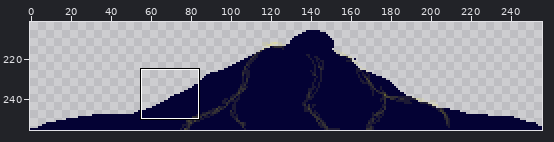
Two versions of one pixel-art file, src/asepriteFiles/boss P1_Death.aseprite. Above, an overview of the earlier version with the close-up marked.
Close-up. As it was:
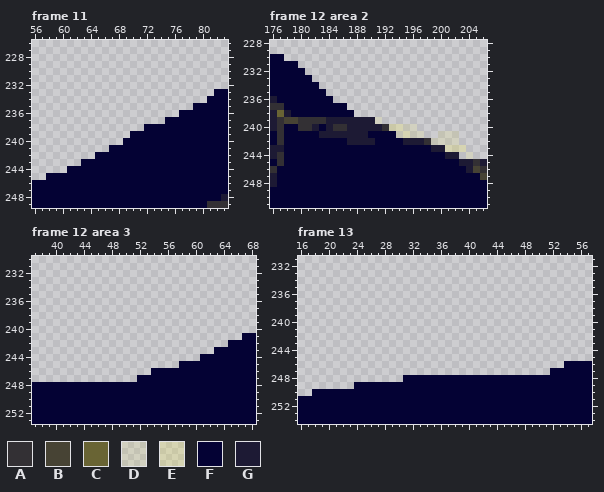
256x256 pixels, 14 frames. Shown: frame 11: x 56..83, y 226..249; frame 12 area 2: x 176..206, y 228..251; frame 12 area 3: x 37..68, y 230..253; frame 13: x 16..57, y 231..254. The wide view leaves out empty margins. The commit also changed other frames or places, which this record leaves out.
Palette (. is transparent): A #333034  B #474334  C #696434  D #fbf2361a  E #fbf23631  F #040234  G #1d1a34
Pixels before, frame 11, first column x 56:
233 ..........................FF
234 .........................FFF
235 .......................FFFFF
236 .....................FFFFFFF
237 ...................FFFFFFFFF
238 ................FFFFFFFFFFFF
239 ..............FFFFFFFFFFFFFF
240 .............FFFFFFFFFFFFFFF
241 ...........FFFFFFFFFFFFFFFFF
242 .........FFFFFFFFFFFFFFFFFFF
243 .......FFFFFFFFFFFFFFFFFFFFF
244 .....FFFFFFFFFFFFFFFFFFFFFFF
245 ..FFFFFFFFFFFFFFFFFFFFFFFFFF
246 FFFFFFFFFFFFFFFFFFFFFFFFFFFF
247 FFFFFFFFFFFFFFFFFFFFFFFFFFFF
248 FFFFFFFFFFFFFFFFFFFFFFFFFFFG
249 FFFFFFFFFFFFFFFFFFFFFFFFFAAA
Pixels before, frame 12 area 2, first column x 176:
230 FF.............................
231 FFFF...........................
232 FFFFF..........................
233 FFFFFF.........................
234 FFFFFFF........................
235 FFFFFFFF.......................
236 GFFFFFFFF......................
237 AAFFFFFFFFF....................
238 GCGFFFFFFFFF...................
239 GABBAAAAGGGGGGGD...............
240 GAFFAAGFGAAGGGGGAEEDD..........
241 FAFFFFFGGGGGGGFFFFDEDD..DDD....
242 FAFFFFFFFFFGGGGFFFFGGGADDDD....
243 GGFFFFFFFFFFFFFFFFFFFFFGGEEE...
244 GAFFFFFFFFFFFFFFFFFFFFFFFGG.D..
245 FAFFFFFFFFFFFFFFFFFFFFFFFFFGGAG
246 AFFFFFFFFFFFFFFFFFFFFFFFFFFFGBA
247 GFFFFFFFFFFFFFFFFFFFFFFFFFFFFFB
248 GFFFFFFFFFFFFFFFFFFFFFFFFFFFFFF
249 FFFFFFFFFFFFFFFFFFFFFFFFFFFFFFF
250 FFFFFFFFFFFFFFFFFFFFFFFFFFFFFFF
251 FFFFFFFFFFFFFFFFFFFFFFFFFFFFFFF
Pixels before, frame 12 area 3, first column x 37:
241 ..............................FF
242 ............................FFFF
243 ..........................FFFFFF
244 ........................FFFFFFFF
245 .....................FFFFFFFFFFF
246 .................FFFFFFFFFFFFFFF
247 ...............FFFFFFFFFFFFFFFFF
248 FFFFFFFFFFFFFFFFFFFFFFFFFFFFFFFF
249 FFFFFFFFFFFFFFFFFFFFFFFFFFFFFFFF
250 FFFFFFFFFFFFFFFFFFFFFFFFFFFFFFFF
251 FFFFFFFFFFFFFFFFFFFFFFFFFFFFFFFF
252 FFFFFFFFFFFFFFFFFFFFFFFFFFFFFFFF
253 FFFFFFFFFFFFFFFFFFFFFFFFFFFFFFFF
Pixels before, frame 13, first column x 16:
246 ......................................FFFF
247 ....................................FFFFFF
248 ...............FFFFFFFFFFFFFFFFFFFFFFFFFFF
249 ........FFFFFFFFFFFFFFFFFFFFFFFFFFFFFFFFFF
250 ..FFFFFFFFFFFFFFFFFFFFFFFFFFFFFFFFFFFFFFFF
251 FFFFFFFFFFFFFFFFFFFFFFFFFFFFFFFFFFFFFFFFFF
252 FFFFFFFFFFFFFFFFFFFFFFFFFFFFFFFFFFFFFFFFFF
253 FFFFFFFFFFFFFFFFFFFFFFFFFFFFFFFFFFFFFFFFFF
254 FFFFFFFFFFFFFFFFFFFFFFFFFFFFFFFFFFFFFFFFFF
The same view after the edit:
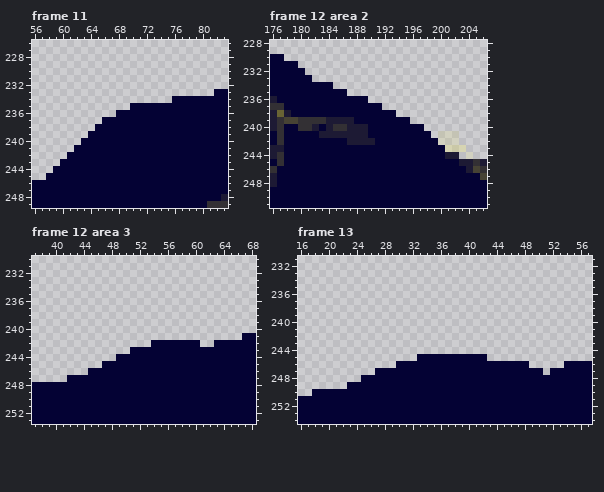
Diff:
{"where": "frame 11"}
{"frame":11,"y":234,"x":76,"old":".....","new":"FFFFF"}
{"frame":11,"y":235,"x":70,"old":".........","new":"FFFFFFFFF"}
{"frame":11,"y":236,"x":68,"old":".........","new":"FFFFFFFFF"}
{"frame":11,"y":237,"x":66,"old":".........","new":"FFFFFFFFF"}
{"frame":11,"y":238,"x":65,"old":".......","new":"FFFFFFF"}
{"frame":11,"y":239,"x":64,"old":"......","new":"FFFFFF"}
{"frame":11,"y":240,"x":63,"old":"......","new":"FFFFFF"}
{"frame":11,"y":241,"x":62,"old":".....","new":"FFFFF"}
{"frame":11,"y":242,"x":61,"old":"....","new":"FFFF"}
{"frame":11,"y":243,"x":60,"old":"...","new":"FFF"}
{"frame":11,"y":244,"x":59,"old":"..","new":"FF"}
{"where": "frame 12 area 2"}
{"frame":12,"y":234,"x":183,"old":"..","new":"FF"}
{"frame":12,"y":235,"x":184,"old":"...","new":"FFF"}
{"frame":12,"y":236,"x":185,"old":".....","new":"FFFFF"}
{"frame":12,"y":237,"x":187,"old":".....","new":"FFFFF"}
{"frame":12,"y":238,"x":188,"old":"......","new":"FFFFFF"}
{"frame":12,"y":239,"x":188,"old":"GGGD....","new":"FFFFFFFF"}
{"frame":12,"y":240,"x":190,"old":"GGAEEDD.","new":"FFFFFFFF"}
{"frame":12,"y":241,"x":194,"old":"DEDD.","new":"FFFFF"}
{"frame":12,"y":242,"x":195,"old":"GGGAD","new":"FFFFF"}
{"frame":12,"y":243,"x":199,"old":"GG","new":"FF"}
{"where": "frame 12 area 3"}
{"frame":12,"y":242,"x":54,"old":".......","new":"FFFFFFF"}
{"frame":12,"y":242,"x":63,"old":"..","new":"FF"}
{"frame":12,"y":243,"x":51,"old":"............","new":"FFFFFFFFFFFF"}
{"frame":12,"y":244,"x":49,"old":"............","new":"FFFFFFFFFFFF"}
{"frame":12,"y":245,"x":47,"old":"...........","new":"FFFFFFFFFFF"}
{"frame":12,"y":246,"x":45,"old":".........","new":"FFFFFFFFF"}
{"frame":12,"y":247,"x":42,"old":"..........","new":"FFFFFFFFFF"}
{"where": "frame 13"}
{"frame":13,"y":245,"x":33,"old":"..........","new":"FFFFFFFFFF"}
{"frame":13,"y":246,"x":30,"old":"...................","new":"FFFFFFFFFFFFFFFFFFF"}
{"frame":13,"y":247,"x":27,"old":"........................","new":"FFFFFFFFFFFFFFFFFFFFFFFF"}
{"frame":13,"y":248,"x":25,"old":"......","new":"FFFFFF"}
{"frame":13,"y":249,"x":23,"old":".","new":"F"}
{"label":"added","picture_box":[53,96,207,173]}
{"label":"changed","picture_box":[319,82,445,152]}
{"label":"added","picture_box":[67,340,228,382]}
{"label":"added","picture_box":[347,354,543,389]}
